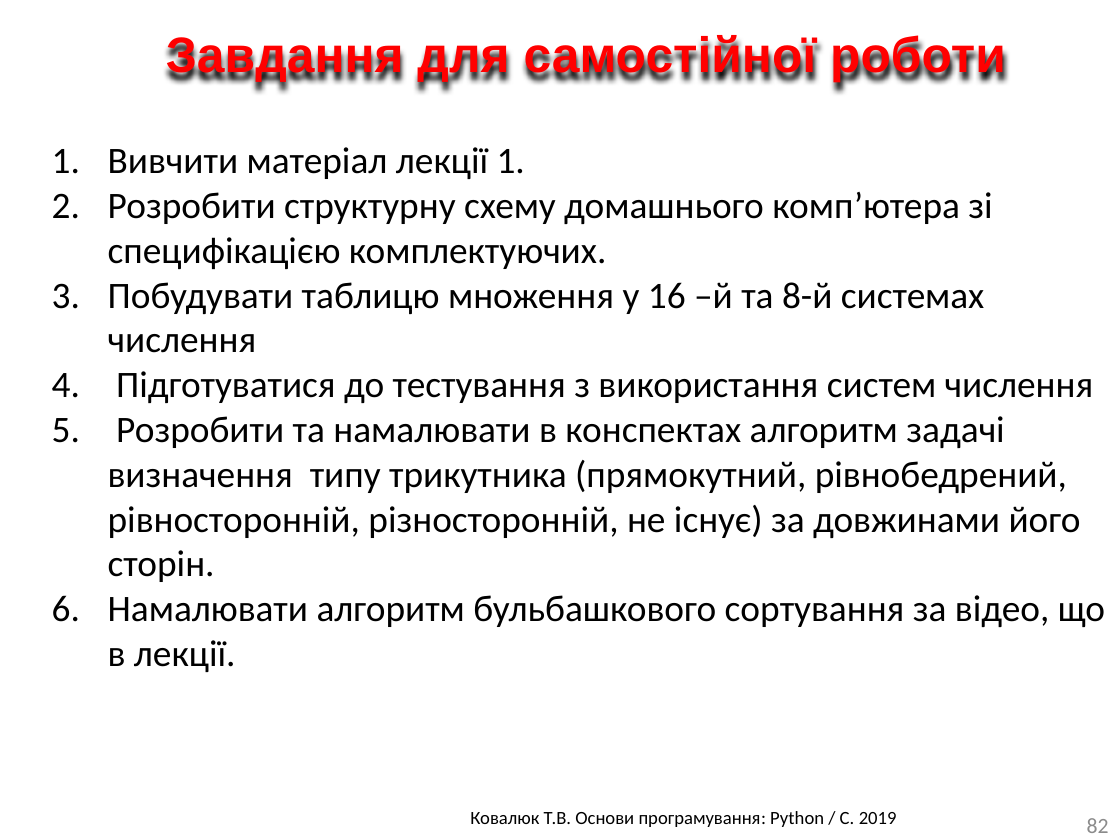
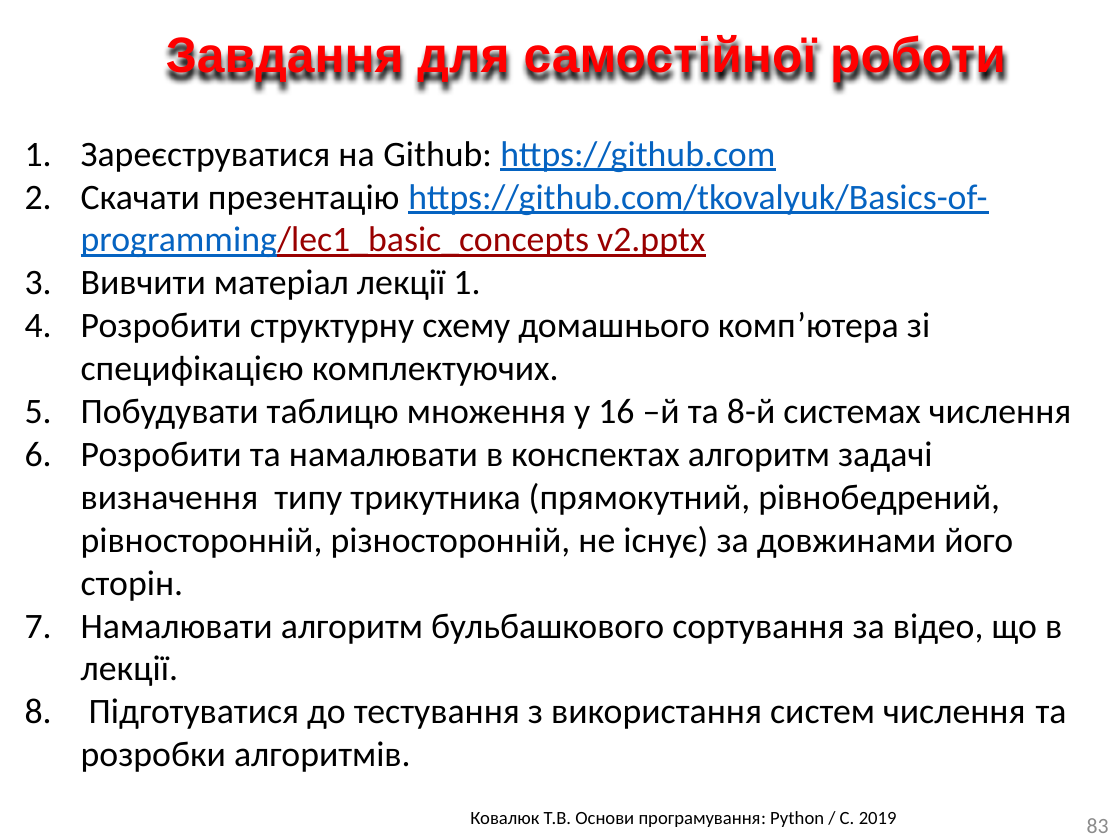
Before and after one commit to tkovalyuk/Basics-of-programming, a slide deck: slide 83 of lec1_basic_concepts v2.pptx (slide 82 before the commit). Drawn at 1120x840 pixels with LibreOffice and Linux fonts; fonts in the diff are those of the drawing; background and template pictures are left out. Boxes give left, top, right and bottom in pixels: in the first picture for what was removed or moved away, otherwise in the second. Text is boxed around its words. In the diff, an @@ line names an element or a change of style, - is before the commit and + after.

```diff
--- a/lec1_basic_concepts v2.pptx
+++ b/lec1_basic_concepts v2.pptx
@@ text "Зареєструватися на Github: https://github.com": place and size @@
-text "Зареєструватися на Github: https://github.com" at <box>108,147,1105,672</box>
+text "Зареєструватися на Github: https://github.com" at <box>81,141,1071,772</box>
@@ text at <box>81,141,987,257</box>: paragraphs added @@
+1. Зареєструватися на Github: https://github.com
+2. Скачати презентацію https://github.com/tkovalyuk/Basics-of-programming/lec1_basic_concepts v2.pptx
@@ text at <box>81,269,1071,686</box>: size 24 to 23 pt in "Вивчити матеріал лекції 1.", "Розробити структурну схему домашнього комп’ютера зі специфік ...", "Побудувати таблицю множення у 16 –й та ...", "Розробити та намалювати в конспектах алгоритм задачі ..." and 1 more places @@
@@ text at <box>116,371,1094,403</box>: paragraph removed @@
-4. Підготуватися до тестування з використання систем числення
@@ text at <box>81,698,1067,772</box>: paragraph added @@
+8. Підготуватися до тестування з використання систем числення та розробки алгоритмів.
@@ page number at <box>1087,818,1109,833</box>: text changed @@
-82
+83
```
Also in this commit, not shown: 5 other slides changed, 1 slide added.
